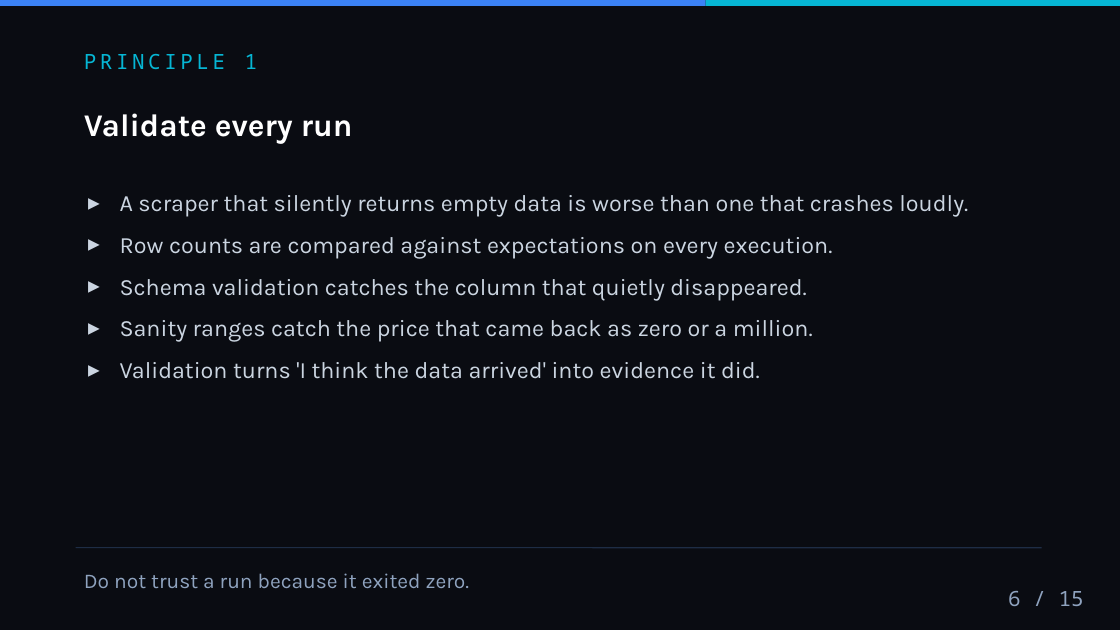
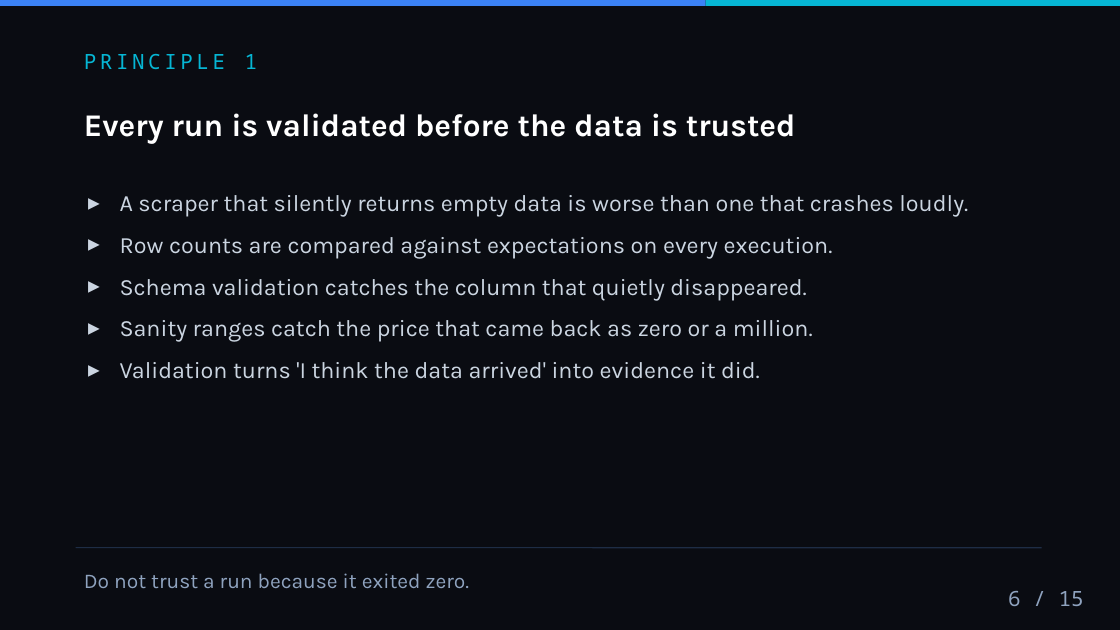
Before and after one commit to rezalianvatiady/rezalianvatiady.github.io, a slide deck: slide 6 of decks/web-scraping-toolkit.pptx. Drawn at 1120x630 pixels with LibreOffice and Linux fonts; fonts in the diff are those of the drawing. Boxes give left, top, right and bottom in pixels: in the first picture for what was removed or moved away, otherwise in the second. Text is boxed around its words. In the diff, an @@ line names an element or a change of style, - is before the commit and + after.

```diff
--- a/decks/web-scraping-toolkit.pptx
+++ b/decks/web-scraping-toolkit.pptx
@@ text at (x1=84, y1=113, x2=796, y2=144): text changed @@
-Validate every run
+Every run is validated before the data is trusted
```
Also in this commit, not shown: 16 other files.
